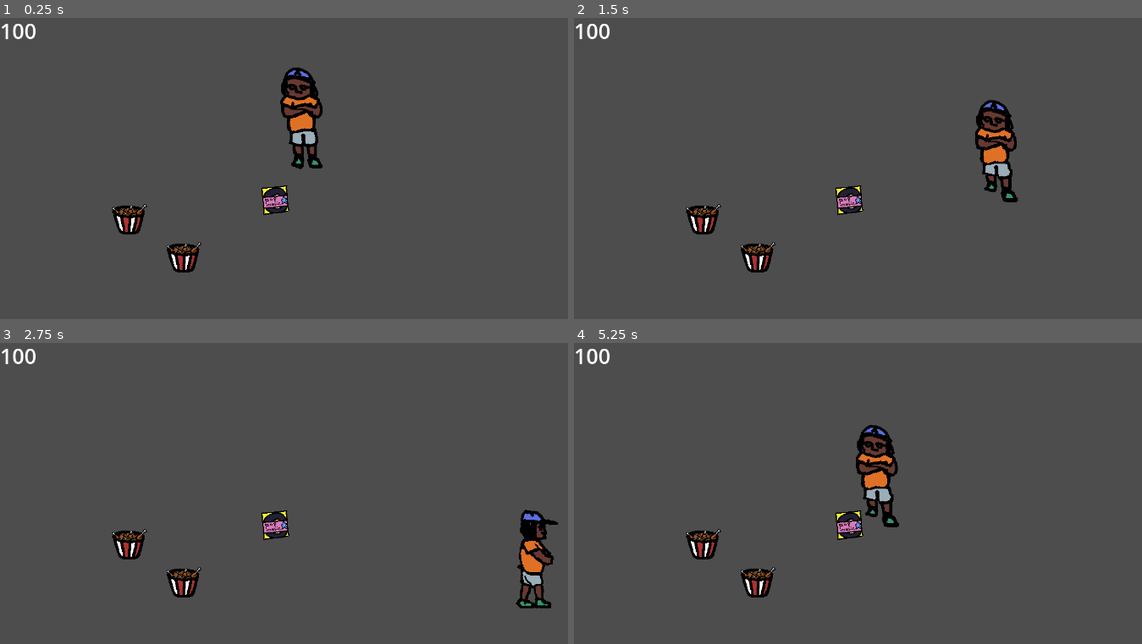
Above: before the commit, frames 1-4 (two rows, left to right).
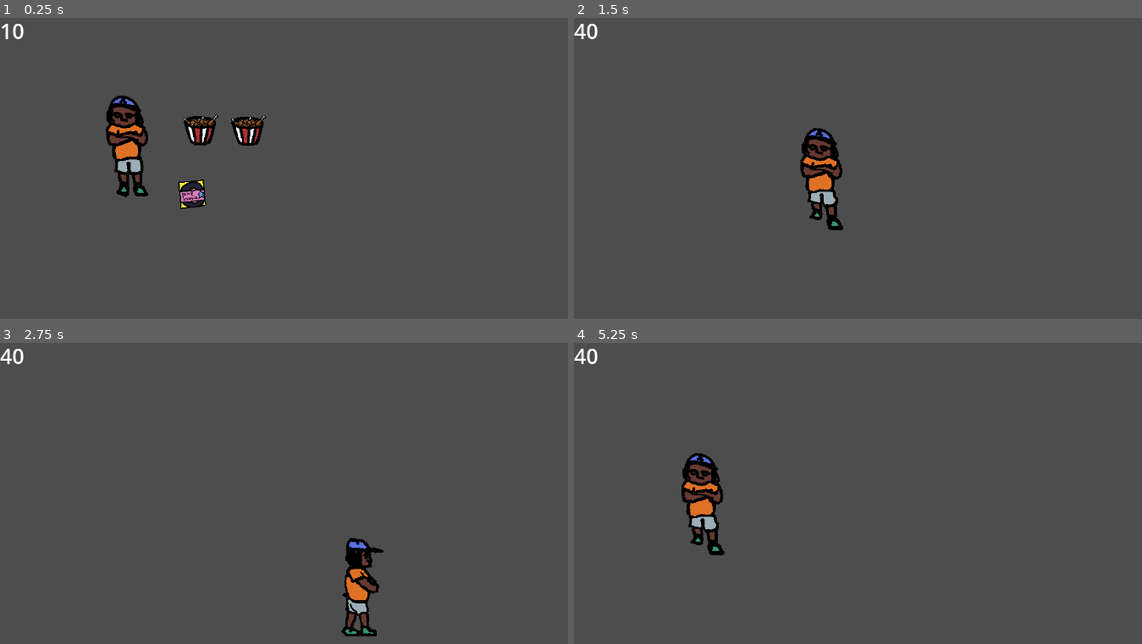
Above: after the commit, the same moments.

Repository: vadossso3/game
Game: Godot game, scene res://scenes/main.tscn
The game is run twice, just before and just after one commit, with the same random seed, the same clock (stepped at 60 frames per second) and the same inputs.
Inputs:
- Up to frame 1 (0.25 s): no input
- Up to frame 2 (1.5 s): hold Right (move_right) 0.53-1.28 s; hold Down (move_down) from 1.28 s (still down)
- Up to frame 3 (2.75 s): release Down (move_down) at 2.03 s; hold Right (move_right) from 2.03 s (still down)
- Up to frame 4 (5.25 s): release Right (move_right) at 2.78 s; hold Up (move_up) 2.78-3.53 s; hold Left (move_left) 3.53-5.03 s; hold Down (move_down) from 5.03 s (still down)

The runs differ from the first frame. In frame 1, 6.1% of the frame differs, in the area x 4-57%, y 1-85%; in frame 2, 4.8%; in frame 3, 4.3%; in frame 4, 4.6%.

Commit message:
added pick up chicken and pop music

Diff:
--- a/scenes/environment/potions/healthPotion.tscn
+++ b/scenes/environment/potions/healthPotion.tscn
@@ -1,6 +1,7 @@
-[gd_scene load_steps=5 format=3 uid="uid://1hhosigtpgfu"]
+[gd_scene load_steps=6 format=3 uid="uid://1hhosigtpgfu"]
 
 [ext_resource type="Texture2D" uid="uid://c74xawimjkuaq" path="res://assets/items.png" id="1_crmv3"]
+[ext_resource type="Script" path="res://scripts/potion/health_potion.gd" id="1_hvqwh"]
 
 [sub_resource type="RectangleShape2D" id="RectangleShape2D_a1lg2"]
 size = Vector2(48, 50)
@@ -21,6 +22,7 @@
 }]
 
 [node name="HealthPotion" type="Area2D" groups=["healthPotion"]]
+script = ExtResource("1_hvqwh")
 
 [node name="CollisionShape2D" type="CollisionShape2D" parent="."]
 position = Vector2(1, 0)
@@ -28,3 +30,5 @@
 
 [node name="AnimatedSprite2D" type="AnimatedSprite2D" parent="."]
 sprite_frames = SubResource("SpriteFrames_svuwf")
+
+[connection signal="area_entered" from="." to="." method="_on_area_entered"]
--- a/scenes/environment/potions/posionPotion.tscn
+++ b/scenes/environment/potions/posionPotion.tscn
@@ -1,5 +1,6 @@
-[gd_scene load_steps=5 format=3 uid="uid://c2er2u8a3td4p"]
+[gd_scene load_steps=6 format=3 uid="uid://c2er2u8a3td4p"]
 
+[ext_resource type="Script" path="res://scripts/potion/posion_potion.gd" id="1_5mruy"]
 [ext_resource type="Texture2D" uid="uid://c74xawimjkuaq" path="res://assets/items.png" id="1_kutkh"]
 
 [sub_resource type="RectangleShape2D" id="RectangleShape2D_a1lg2"]
@@ -21,6 +22,7 @@
 }]
 
 [node name="PosionPotion" type="Area2D" groups=["posionPotion"]]
+script = ExtResource("1_5mruy")
 
 [node name="CollisionShape2D" type="CollisionShape2D" parent="."]
 position = Vector2(0.5, 0)
@@ -29,3 +31,5 @@
 [node name="AnimatedSprite2D" type="AnimatedSprite2D" parent="."]
 position = Vector2(-4, 1)
 sprite_frames = SubResource("SpriteFrames_7mlcs")
+
+[connection signal="area_entered" from="." to="." method="_on_area_entered"]
--- a/scenes/main.tscn
+++ b/scenes/main.tscn
@@ -1,27 +1,32 @@
-[gd_scene load_steps=6 format=3 uid="uid://mrnaxq8h4jm1"]
+[gd_scene load_steps=8 format=3 uid="uid://mrnaxq8h4jm1"]
 
 [ext_resource type="PackedScene" uid="uid://cw6iolsrxmcc7" path="res://scenes/player.tscn" id="1_7qr8g"]
+[ext_resource type="Script" path="res://scripts/main.gd" id="1_xhp58"]
 [ext_resource type="PackedScene" uid="uid://1hhosigtpgfu" path="res://scenes/environment/potions/healthPotion.tscn" id="2_1cuwt"]
+[ext_resource type="Script" path="res://scripts/hud.gd" id="2_vsyra"]
 [ext_resource type="PackedScene" uid="uid://c2er2u8a3td4p" path="res://scenes/environment/potions/posionPotion.tscn" id="4_p5bvm"]
 [ext_resource type="PackedScene" uid="uid://ddsh7hv3ohbbc" path="res://scenes/ui/HUD.tscn" id="4_q5gyy"]
 
 [sub_resource type="CanvasItemMaterial" id="CanvasItemMaterial_0ut3v"]
 
 [node name="Main" type="Node2D"]
+script = ExtResource("1_xhp58")
 
 [node name="HUD" parent="." instance=ExtResource("4_q5gyy")]
+script = ExtResource("2_vsyra")
 
 [node name="Player" parent="." instance=ExtResource("1_7qr8g")]
 material = SubResource("CanvasItemMaterial_0ut3v")
-position = Vector2(522, 150)
+position = Vector2(192, 203)
 
 [node name="HealthPotion" parent="." instance=ExtResource("2_1cuwt")]
-position = Vector2(242, 385)
+position = Vector2(377, 216)
 
 [node name="HealthPotion2" parent="." instance=ExtResource("2_1cuwt")]
-position = Vector2(345, 457)
+position = Vector2(467, 217)
 
 [node name="PosionPotion" parent="." instance=ExtResource("4_p5bvm")]
-position = Vector2(520, 348)
+position = Vector2(363, 337)
 
 [connection signal="area_entered" from="Player" to="Player" method="_on_area_entered"]
+[connection signal="health_changed" from="Player" to="HUD" method="_on_player_health_changed"]
--- a/scenes/ui/HUD.tscn
+++ b/scenes/ui/HUD.tscn
@@ -8,4 +8,5 @@
 [node name="HUD" type="CanvasLayer"]
 
 [node name="Health" parent="." instance=ExtResource("1_or1l0")]
+text = "0"
 label_settings = SubResource("LabelSettings_2aawe")
--- /dev/null
+++ b/scripts/hud.gd
@@ -0,0 +1,14 @@
+extends CanvasLayer
+
+
+# Called when the node enters the scene tree for the first time.
+func _ready() -> void:
+	pass
+
+
+# Called every frame. 'delta' is the elapsed time since the previous frame.
+func _process(delta: float) -> void:
+	pass
+
+func _on_player_health_changed(health: int) -> void:
+	$Health.text = str(health)
--- /dev/null
+++ b/scripts/main.gd
@@ -0,0 +1,22 @@
+extends Node2D
+
+@onready var player = $Player
+
+# Called when the node enters the scene tree for the first time.
+func _ready() -> void:
+	_connectHealthPotions()
+	_connectPosionPotions()
+
+# Called every frame. 'delta' is the elapsed time since the previous frame.
+func _process(delta: float) -> void:
+	pass
+
+func _connectHealthPotions() -> void:
+	var healthPotions = get_tree().get_nodes_in_group("healthPotion")
+	for potion in healthPotions:
+		potion.healPlayer.connect(player._on_health_potion_pick_up)
+
+func _connectPosionPotions() -> void:
+	var posionPotions = get_tree().get_nodes_in_group("posionPotion")
+	for potion in posionPotions:
+		potion.posionPlayer.connect(player._on_posion_potion_posion_player)
--- a/scripts/player.gd
+++ b/scripts/player.gd
@@ -1,10 +1,15 @@
 extends Area2D
 
 const SPEED = 300.0
-var health = 100
+@export var max_health = 100
+var health = 10
 
-signal hit
+signal health_changed(health)
+
 @onready var animated_sprite = $AnimatedSprite2D
+
+func _ready() -> void:
+	emit_signal("health_changed", health)
 
 func _process(delta: float) -> void:
 	var velocity = Vector2.ZERO
@@ -29,11 +34,10 @@
 
 	position += velocity * delta
 
+func _on_health_potion_pick_up(heal: Variant) -> void:
+	health = min(max_health, health + heal)
+	emit_signal("health_changed", health)
 
-
-func _on_area_entered(area: Area2D) -> void:
-	var groups = area.get_groups()
-	if groups.has("healthPotion"):
-		print_debug("heal")
-	if groups.has("posionPotion"):
-		print_debug("posion")
+func _on_posion_potion_posion_player(damage: Variant) -> void:
+	health = max(0, health - damage)
+	emit_signal("health_changed", health)
--- /dev/null
+++ b/scripts/potion/health_potion.gd
@@ -0,0 +1,10 @@
+extends Area2D
+
+var heal = 20
+
+signal healPlayer(heal)
+
+func _on_area_entered(area: Area2D) -> void:
+	if area.name == "Player":
+		emit_signal("healPlayer", heal)
+		queue_free()
--- /dev/null
+++ b/scripts/potion/posion_potion.gd
@@ -0,0 +1,10 @@
+extends Area2D
+
+var damage = 20
+
+signal posionPlayer(damage)
+
+func _on_area_entered(area: Area2D) -> void:
+	if area.name == "Player":
+		emit_signal("posionPlayer", damage)
+		queue_free()
